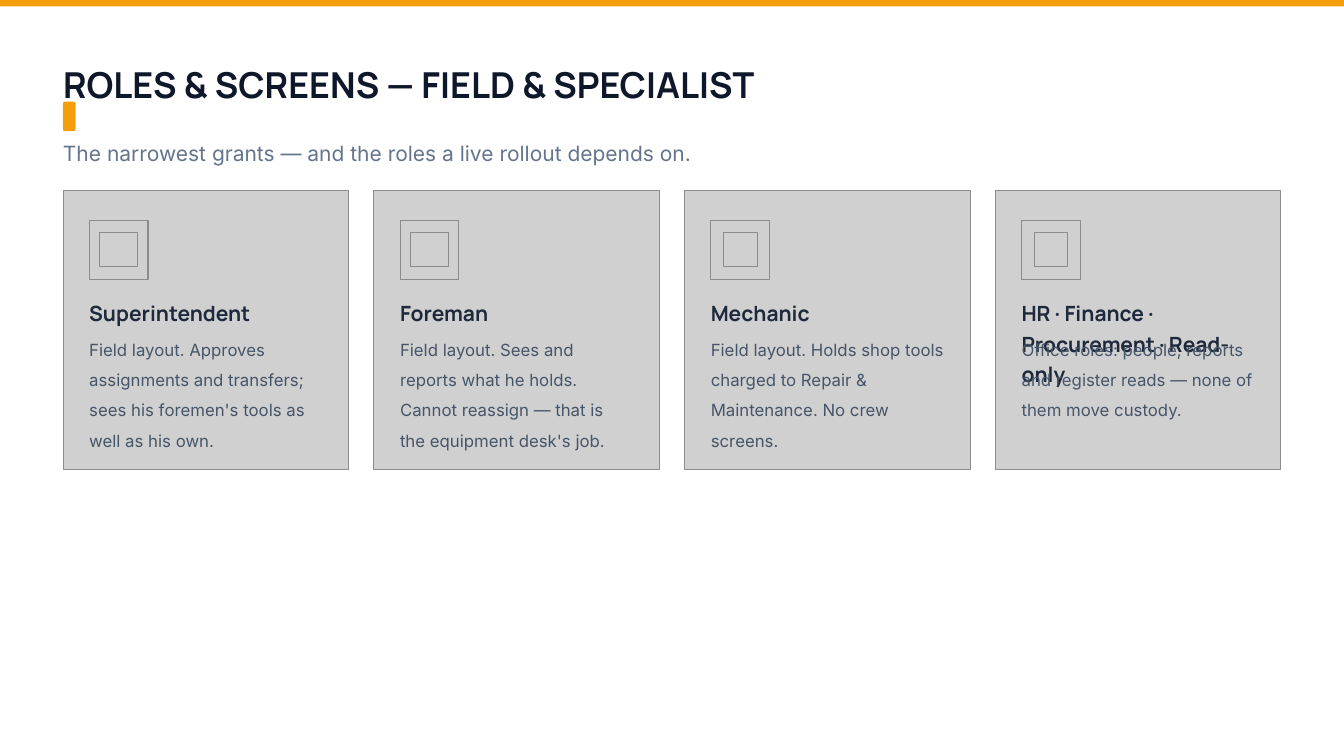
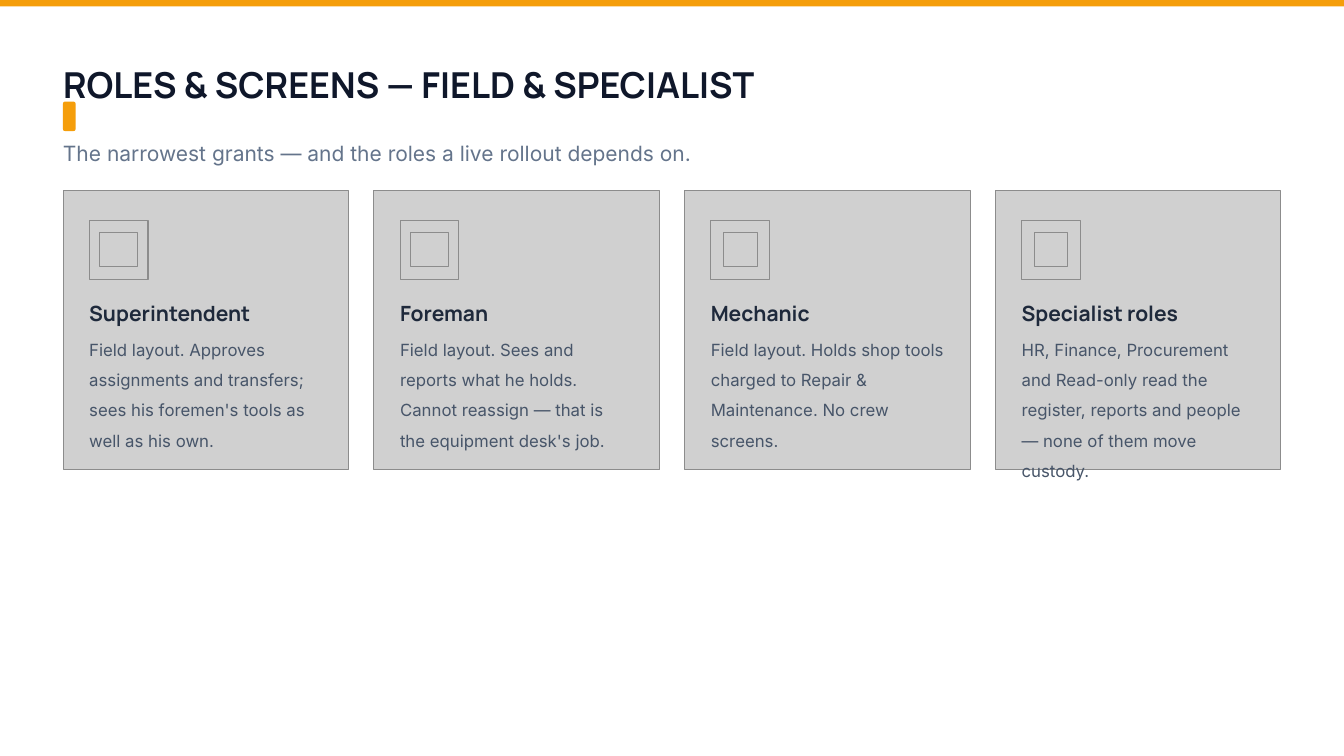
Before and after one commit to adds08/Optix, a slide deck: slide 29 of docs/concepts/Optix Urban Presentation (revised).pptx. Drawn at 1344x756 pixels with LibreOffice and Linux fonts; fonts in the diff are those of the drawing; grey boxes stand for pictures; background and template pictures are left out. Boxes give left, top, right and bottom in pixels: in the first picture for what was removed or moved away, otherwise in the second. Text is boxed around its words. In the diff, an @@ line names an element or a change of style, - is before the commit and + after.

```diff
--- a/docs/concepts/Optix Urban Presentation (revised).pptx
+++ b/docs/concepts/Optix Urban Presentation (revised).pptx
@@ text at [1022,305,1178,326]: text changed @@
-HR · Finance · Procurement · Read-only
+Specialist roles
@@ text at [1022,343,1240,447]: text changed @@
-Office roles: people, reports and register reads — none of them move custody.
+HR, Finance, Procurement and Read-only read the register, reports and people — none of them move custody.
```
Also in this commit, not shown: 41 other files.
